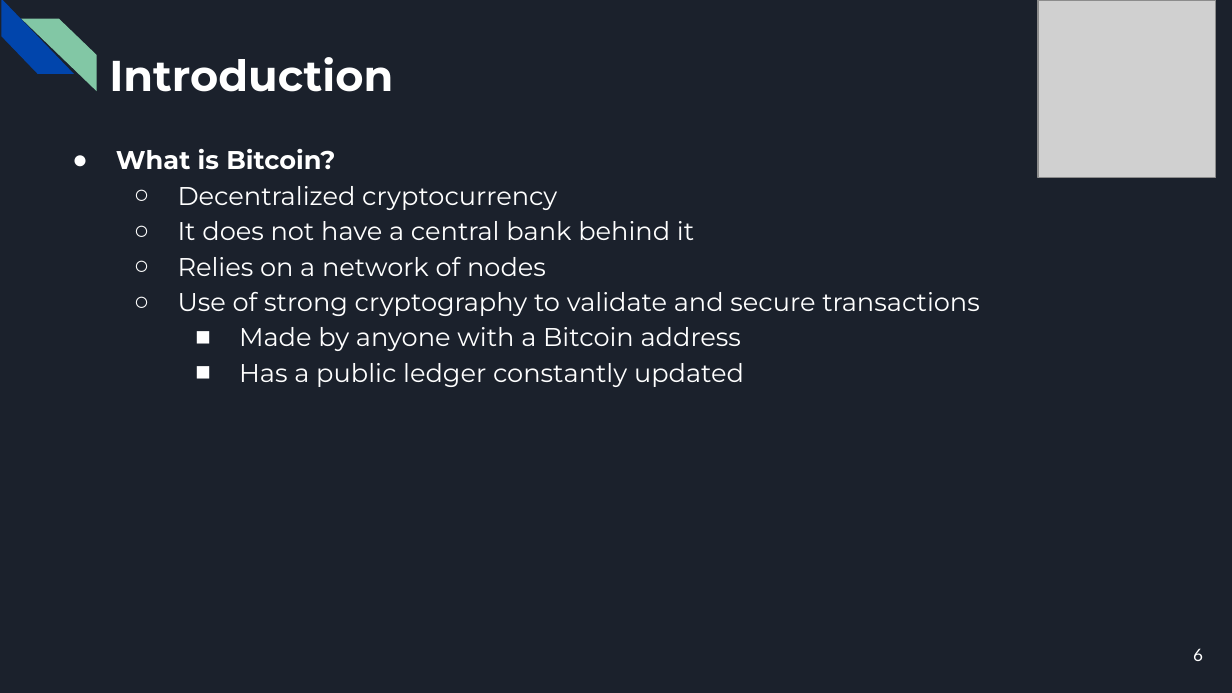
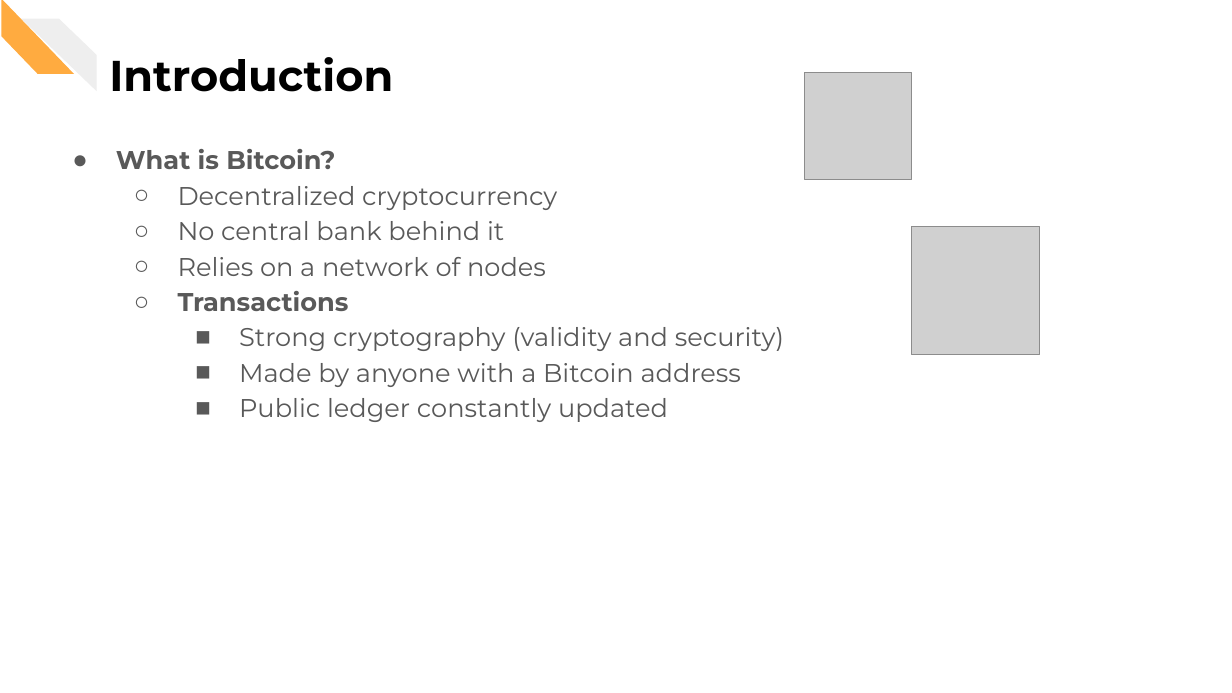
Before and after one commit to CorsiDanilo/bitcoin-price-prediction-with-pyspark, a slide deck: slide 6 of presentation/presentation.pptx. Drawn at 1232x693 pixels with LibreOffice and Linux fonts; fonts in the diff are those of the drawing; grey boxes stand for pictures. Boxes give left, top, right and bottom in pixels: in the first picture for what was removed or moved away, otherwise in the second. Text is boxed around its words. In the diff, an @@ line names an element or a change of style, - is before the commit and + after.

```diff
--- a/presentation/presentation.pptx
+++ b/presentation/presentation.pptx
@@ background #1B212C to #FFFFFF @@
@@ diag stripe at (0, 0, 75, 73): fill #0145AC to #FFAB40 @@
@@ diag stripe at (21, 18, 96, 91): fill #82C7A5 to #EEEEEE @@
@@ picture removed at (1039, 0, 1216, 177) @@
@@ title "Introduction" at (109, 57, 393, 92): text colour #FFFFFF to #000000 @@
@@ picture added at (804, 73, 912, 180) @@
@@ text at (116, 149, 741, 387): text colour #FFFFFF to #595959 in "What is Bitcoin?", "Decentralized cryptocurrency", "Relies on a network of nodes", "Made by anyone with a Bitcoin address"; bullet colour #FFFFFF to #595959 @@
@@ text at (178, 221, 504, 240): text changed; text colour #FFFFFF to #595959 @@
-  ○ It does not have a central bank behind it
+  ○ No central bank behind it
@@ picture added at (912, 227, 1040, 355) @@
@@ text at (178, 291, 784, 351): text changed; text colour #FFFFFF to #595959 @@
-  ○ Use of strong cryptography to validate and secure transactions
+  ○ Transactions
+    ■ Strong cryptography (validity and security)
@@ text at (239, 398, 668, 422): text changed; text colour #FFFFFF to #595959 @@
-    ■ Has a public ledger constantly updated
+    ■ Public ledger constantly updated
@@ page number removed at (1193, 648, 1203, 661) @@
-6
```
Also in this commit, not shown: 24 other slides changed, 5 slides added.
